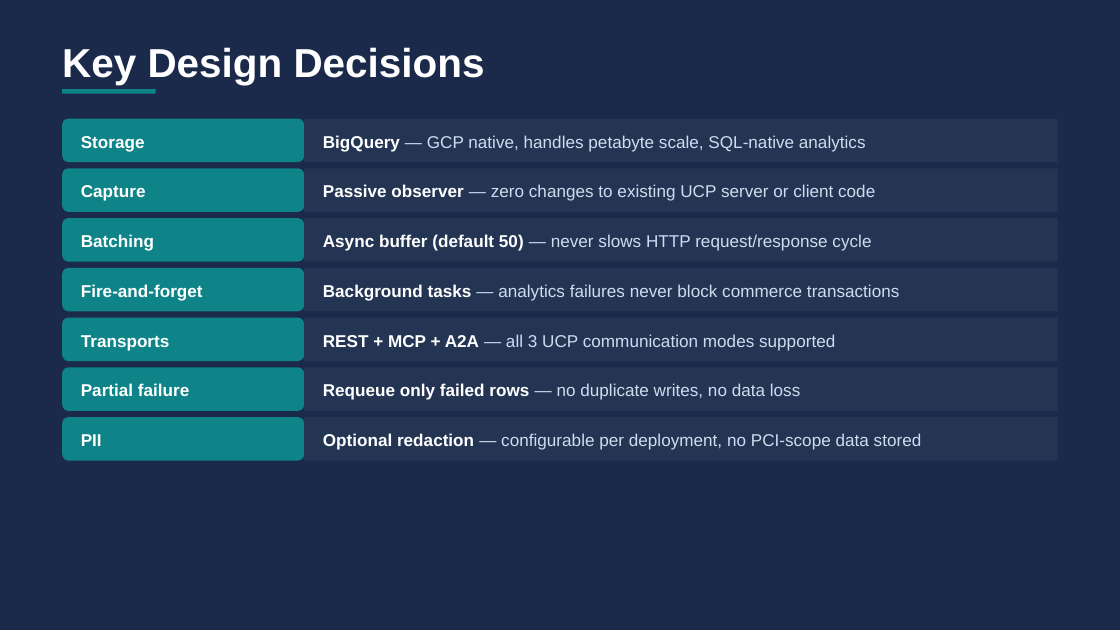
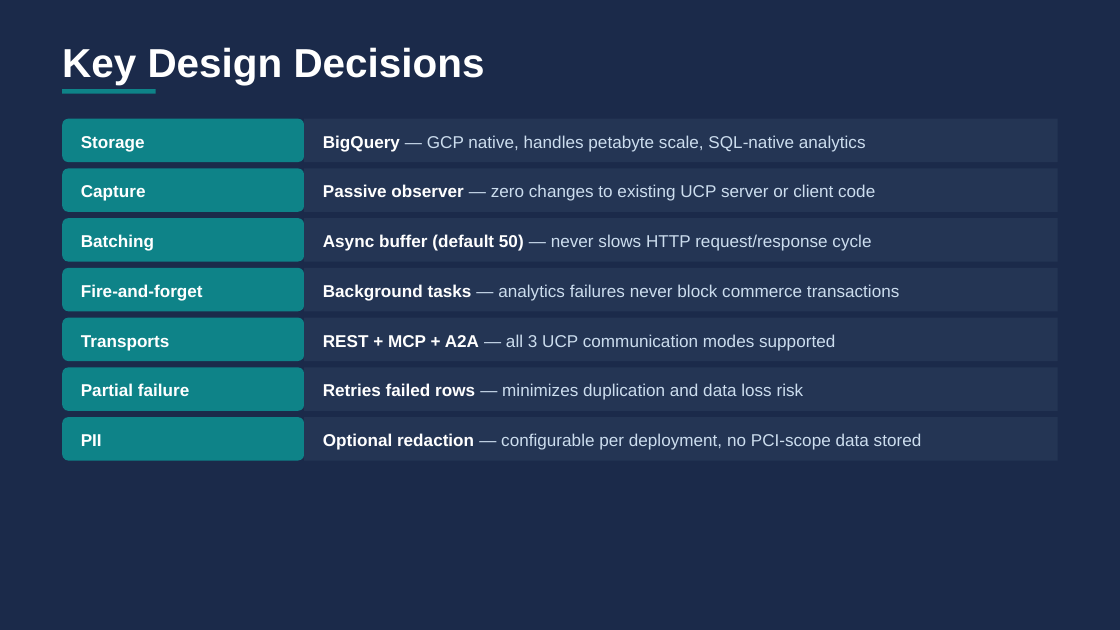
Before and after one commit to haiyuan-eng-google/Universal-Commerce-Protocol-Analytics, a slide deck: slide 7 of docs/ucp_analytics_whiteboard.pptx. Drawn at 1120x630 pixels with LibreOffice and Linux fonts; fonts in the diff are those of the drawing. Boxes give left, top, right and bottom in pixels: in the first picture for what was removed or moved away, otherwise in the second. Text is boxed around its words. In the diff, an @@ line names an element or a change of style, - is before the commit and + after.

```diff
--- a/docs/ucp_analytics_whiteboard.pptx
+++ b/docs/ucp_analytics_whiteboard.pptx
@@ text at bbox=[323, 383, 804, 400]: text changed @@
-Requeue only failed rows — no duplicate writes, no data loss
+Retries failed rows — minimizes duplication and data loss risk
```
Also in this commit, not shown: 1 other slide changed, 3 other files.
